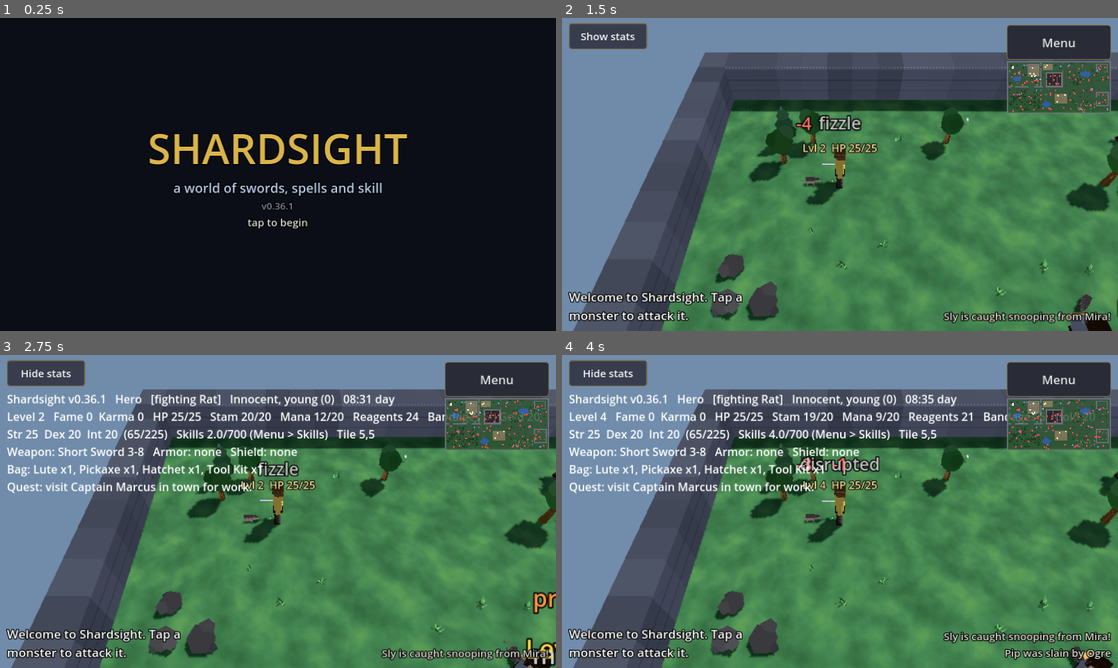
Above: before the commit, frames 1-4 (two rows, left to right).
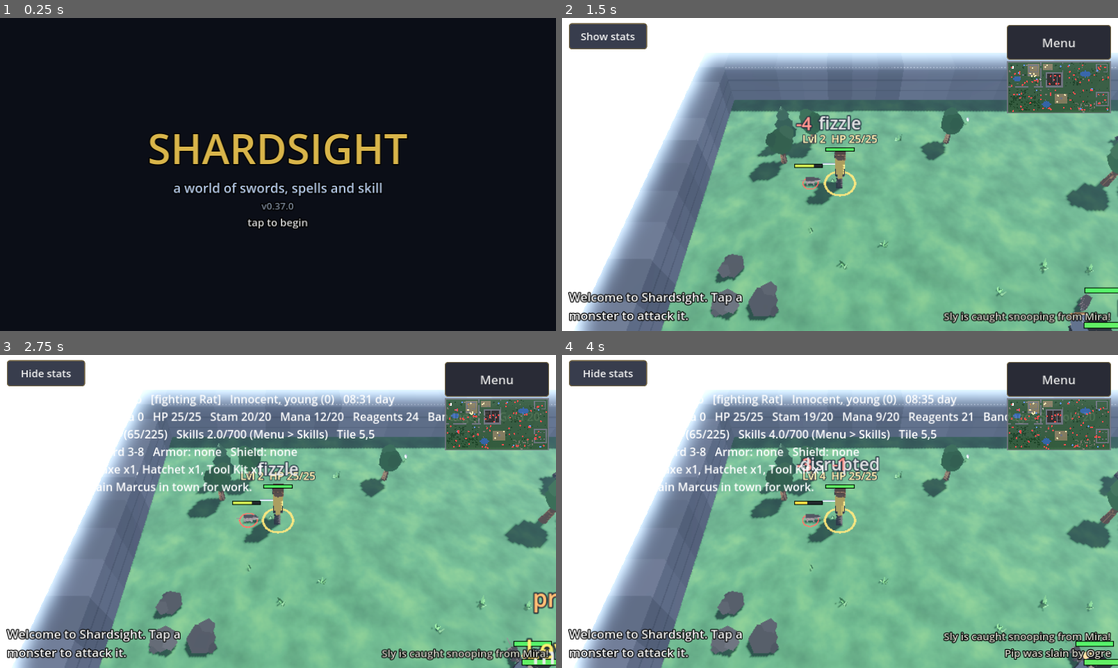
Above: after the commit, the same moments.

Repository: luckovsdeniss-denlu/Shardsight
Game: Godot game, scene res://scenes/main.tscn
Same seed, same stepped clock (60 frames per second), same inputs: the game is played once before the commit and once after it.
Inputs:
- Up to frame 1 (0.25 s): no input
- Up to frame 2 (1.5 s): click "Hide stats" at 0.5 s; click "Hide stats" at 1.25 s
- Up to frame 3 (2.75 s): click "Show stats" at 2 s
- Up to frame 4 (4 s): click "Hide stats" at 2.75 s; click "Show stats" at 3.5 s

The runs differ from the first frame. In frame 1, less than 0.1% of the frame differs, in the area x 50-53%, y 59-62%; in frame 2, 92%, in the area x 0-100%, y 0-100%; in frame 3, 90%; in frame 4, 90%.

Commit message:
v0.37.0: health bars, ground rings for hero and target, distance haze, filmic tone mapping and glow
Co-Authored-By: Claude Opus 5.5 <noreply@anthropic.com>
Claude-Session: https://claude.ai/code/session_01H6LNxUGdbevPyoRQBBzvxK

Diff:
--- a/project.godot
+++ b/project.godot
@@ -4,7 +4,7 @@
 [application]
 
 config/name="Shardsight"
-config/version="0.36.1"
+config/version="0.37.0"
 run/main_scene="res://scenes/main.tscn"
 config/features=PackedStringArray("4.3", "GL Compatibility")
 config/icon="res://icon.svg"
--- a/scripts/art.gd
+++ b/scripts/art.gd
@@ -647,3 +647,66 @@
 			"pelt":
 				return [[box(0.3, 0.03, 0.22), at(0, 0, 0, Vector3(0.6, 0, 0)), Color(0.55, 0.55, 0.58)]]
 		return [[ball(0.08, 6, 3), at(0, 0, 0), Color(0.85, 0.85, 0.8)], [box(0.05, 0.12, 0.05), at(0, 0.08, 0), Color(0.75, 0.75, 0.7)]])
+
+
+# --- health bars ----------------------------------------------------------------
+
+const HP_BAR_SHADER := """
+shader_type spatial;
+render_mode unshaded, cull_disabled, depth_test_disabled, depth_draw_never, shadows_disabled, fog_disabled;
+uniform float fill = 1.0;
+
+void vertex() {
+	// always face the camera
+	MODELVIEW_MATRIX = VIEW_MATRIX * mat4(INV_VIEW_MATRIX[0], INV_VIEW_MATRIX[1], INV_VIEW_MATRIX[2], MODEL_MATRIX[3]);
+}
+
+void fragment() {
+	vec3 full = vec3(0.25, 0.85, 0.3);
+	vec3 half_hp = vec3(0.95, 0.8, 0.2);
+	vec3 low = vec3(0.9, 0.2, 0.15);
+	vec3 bar = fill > 0.5 ? mix(half_hp, full, (fill - 0.5) * 2.0) : mix(low, half_hp, fill * 2.0);
+	vec3 col = UV.x < fill ? bar : vec3(0.12, 0.12, 0.14);
+	float edge = step(UV.x, 0.025) + step(0.975, UV.x) + step(UV.y, 0.15) + step(0.85, UV.y);
+	ALBEDO = edge > 0.0 ? vec3(0.02) : col;
+	ALPHA = 0.95;
+}
+"""
+
+static var _hp_shader: Shader
+
+
+## A small health bar that always faces the camera; set its "fill" (0..1).
+static func hp_bar() -> MeshInstance3D:
+	if _hp_shader == null:
+		_hp_shader = Shader.new()
+		_hp_shader.code = HP_BAR_SHADER
+	var q := QuadMesh.new()
+	q.size = Vector2(0.9, 0.13)
+	var mi := MeshInstance3D.new()
+	mi.mesh = q
+	var m := ShaderMaterial.new()
+	m.shader = _hp_shader
+	mi.material_override = m
+	mi.cast_shadow = GeometryInstance3D.SHADOW_CASTING_SETTING_OFF
+	mi.visible = false
+	return mi
+
+
+## A flat glowing ring on the ground (under the hero and its target).
+static func ground_ring(c: Color, radius: float) -> MeshInstance3D:
+	var t := TorusMesh.new()
+	t.inner_radius = radius * 0.86
+	t.outer_radius = radius
+	t.rings = 24
+	t.ring_segments = 6
+	var m := StandardMaterial3D.new()
+	m.shading_mode = BaseMaterial3D.SHADING_MODE_UNSHADED
+	m.albedo_color = c
+	m.transparency = BaseMaterial3D.TRANSPARENCY_ALPHA
+	var mi := MeshInstance3D.new()
+	mi.mesh = t
+	mi.material_override = m
+	mi.scale = Vector3(1.0, 0.15, 1.0)         # flattened onto the ground
+	mi.cast_shadow = GeometryInstance3D.SHADOW_CASTING_SETTING_OFF
+	return mi
--- a/scripts/entity.gd
+++ b/scripts/entity.gd
@@ -117,6 +117,7 @@
 var _gear_timer := 0.0
 var _trade_timer := 0.0
 var label: Label3D
+var hp_bar: MeshInstance3D      # over the head while hurt or fighting
 var _last_text := ""
 var base_label_color := Color.WHITE
 var murder_counts := 0
@@ -305,9 +306,13 @@
 	label.no_depth_test = true
 	base_label_color = color.lightened(0.35)
 	label.modulate = base_label_color
-	label.position = Vector3(0.0, 1.5 * s + 0.25, 0.0)
+	label.position = Vector3(0.0, 1.5 * s + 0.32, 0.0)
+	label.vertical_alignment = VERTICAL_ALIGNMENT_BOTTOM   # extra lines grow upward, clear of the bar
 	add_child(label)
 	label.visible = bool(game.property.names_on)
+	hp_bar = Art.hp_bar()
+	hp_bar.position = Vector3(0.0, 1.5 * s + 0.18, 0.0)
+	add_child(hp_bar)
 
 
 func tick(delta: float) -> void:
@@ -316,6 +321,7 @@
 		return
 	_tick_reputation(delta)              # flags and counts keep fading even while dead
 	if dead:
+		hp_bar.visible = false
 		if ghost:
 			_ghost_tick(delta)
 			if _near:
@@ -3960,9 +3966,22 @@
 ## near the camera.
 func _maybe_label(delta: float) -> void:
 	_label_acc += delta
-	if _label_acc >= 0.2 and _near and label.visible:
-		_label_acc = 0.0
+	if _label_acc < 0.2:
+		return
+	_label_acc = 0.0
+	_update_hp_bar()
+	if _near and label.visible:
 		_refresh_label()
+
+
+## The health bar shows over anyone hurt or fighting (and always over the hero), not townsfolk.
+func _update_hp_bar() -> void:
+	var max_hp := float(stats.max_hp())
+	var show := _near and visible and kind != Kind.NPC and max_hp > 0.0 \
+		and (is_hero or hp < max_hp - 0.5 or target != null)
+	hp_bar.visible = show
+	if show:
+		(hp_bar.material_override as ShaderMaterial).set_shader_parameter("fill", clampf(hp / max_hp, 0.0, 1.0))
 
 
 ## Creatures outside the camera's view aren't drawn, animated or labelled (they still act as
--- a/scripts/main.gd
+++ b/scripts/main.gd
@@ -20,6 +20,7 @@
 var guilds := Guilds.new()
 var music := Music.new()
 var weather := "clear"           # clear, rain, storm or fog
+const CLEAR_HAZE := 0.008        # fog density on a clear day: just a little depth
 var _weather_timer := 240.0
 var _flash := 0.0
 var _thunder_in := -1.0
@@ -123,6 +124,7 @@
 	_build_environment()
 	_build_marker()
 	_spawn_all()
+	_build_rings()
 
 	cam.fov = 50.0
 	add_child(cam)
@@ -2494,6 +2496,15 @@
 	env.ambient_light_source = Environment.AMBIENT_SOURCE_COLOR
 	env.ambient_light_color = Color(0.62, 0.66, 0.76)
 	env.ambient_light_energy = 0.8
+	# Filmic tone mapping keeps bright fire and sunlit grass from washing out; a light haze
+	# gives the distance some depth (weather thickens it); glow is set by the graphics level.
+	env.tonemap_mode = Environment.TONE_MAPPER_FILMIC
+	env.tonemap_exposure = 1.15
+	env.fog_enabled = true
+	env.fog_density = CLEAR_HAZE
+	env.glow_intensity = 0.6
+	env.glow_bloom = 0.04
+	env.glow_hdr_threshold = 0.9
 	var we := WorldEnvironment.new()
 	we.environment = env
 	add_child(we)
@@ -2506,6 +2517,32 @@
 	sun.rotation_degrees = Vector3(-55.0, 30.0, 0.0)
 	sun.shadow_enabled = true
 	add_child(sun)
+
+
+var hero_ring: MeshInstance3D
+var target_ring: MeshInstance3D
+
+
+## Rings on the ground: gold under the hero, a pulsing red one under whatever it fights.
+func _build_rings() -> void:
+	hero_ring = Art.ground_ring(Color(1.0, 0.82, 0.3, 0.85), 0.55)
+	add_child(hero_ring)
+	target_ring = Art.ground_ring(Color(1.0, 0.25, 0.2, 0.9), 0.6)
+	target_ring.visible = false
+	add_child(target_ring)
+
+
+func _update_rings() -> void:
+	hero_ring.visible = not hero.dead
+	hero_ring.position = hero.position + Vector3(0.0, 0.04, 0.0)
+	var t := hero.target
+	var show := t != null and is_instance_valid(t) and not t.dead and t.visible
+	target_ring.visible = show
+	if show:
+		var pulse := 1.0 + 0.08 * sin(Time.get_ticks_msec() * 0.008)
+		var k := t.visual_scale * pulse
+		target_ring.position = t.position + Vector3(0.0, 0.04, 0.0)
+		target_ring.scale = Vector3(k, 0.15, k)
 
 
 func _build_marker() -> void:
@@ -2835,6 +2872,7 @@
 		marker.visible = true
 		marker.position = hero.path[hero.path.size() - 1] + Vector3(0.0, 0.03, 0.0)
 	_follow_camera()
+	_update_rings()
 	_cull_fx(delta)
 	_hud_timer -= delta
 	if _hud_timer <= 0.0:
@@ -3056,9 +3094,9 @@
 		rain_sound.play()
 	else:
 		rain_sound.stop()
-	env.fog_enabled = w == "fog" or w == "storm" or w == "rain"
+	env.fog_enabled = true
 	env.fog_light_color = Color(0.62, 0.66, 0.72)
-	env.fog_density = {"fog": 0.045, "storm": 0.025, "rain": 0.012}.get(w, 0.0)
+	env.fog_density = {"fog": 0.045, "storm": 0.025, "rain": 0.012}.get(w, CLEAR_HAZE)
 	match w:
 		"rain":
 			event_about("It starts to rain.", true)
@@ -3139,6 +3177,8 @@
 	sun.light_color = Color(0.6, 0.7, 1.0).lerp(Color(1.0, 0.97, 0.9), light)
 	sun.rotation_degrees = Vector3(-20.0 - 50.0 * maxf(sun_height, 0.0), day_time * 360.0, 0.0)
 	env.background_color = Color("0d1426").lerp(Color("87a8c9"), light)
+	if weather == "clear":
+		env.fog_light_color = env.background_color       # the haze takes the sky's colour
 	env.ambient_light_energy = lerpf(0.45, 0.8, light)
 	var night := clampf(1.0 - light * 1.6, 0.0, 1.0)
 	for l in brazier_lights:
@@ -3224,6 +3264,7 @@
 	var vp := get_viewport()
 	vp.scaling_3d_scale = {"low": 0.7, "medium": 0.85, "high": 1.0}[g]
 	vp.msaa_3d = Viewport.MSAA_2X if g == "high" else Viewport.MSAA_DISABLED
+	env.glow_enabled = g != "low"                     # a soft glow round fire and magic
 	if rain != null:
 		rain.amount = 250 if g == "low" else (800 if weather == "storm" else 500)
 
Not shown, changed: CHANGELOG.md
